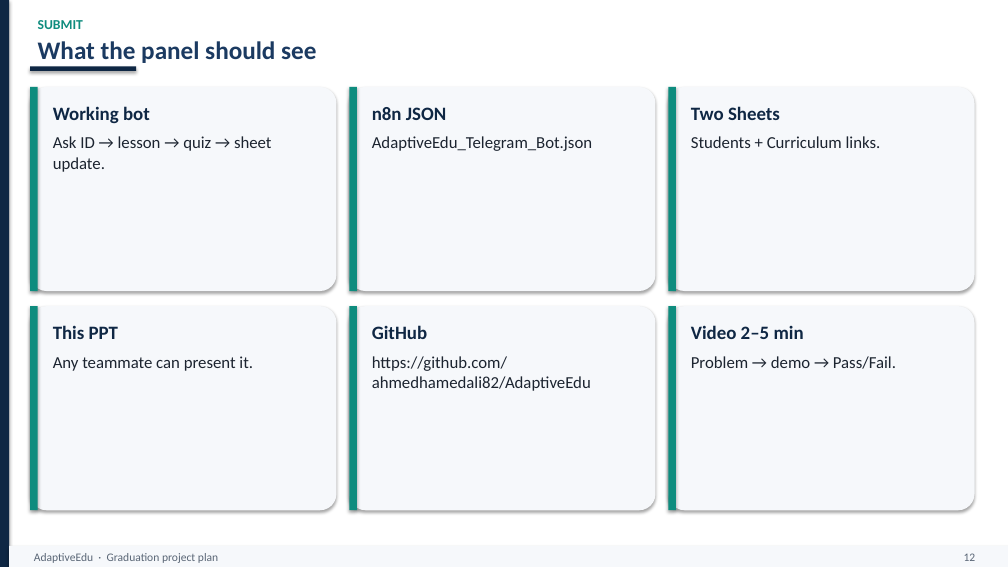
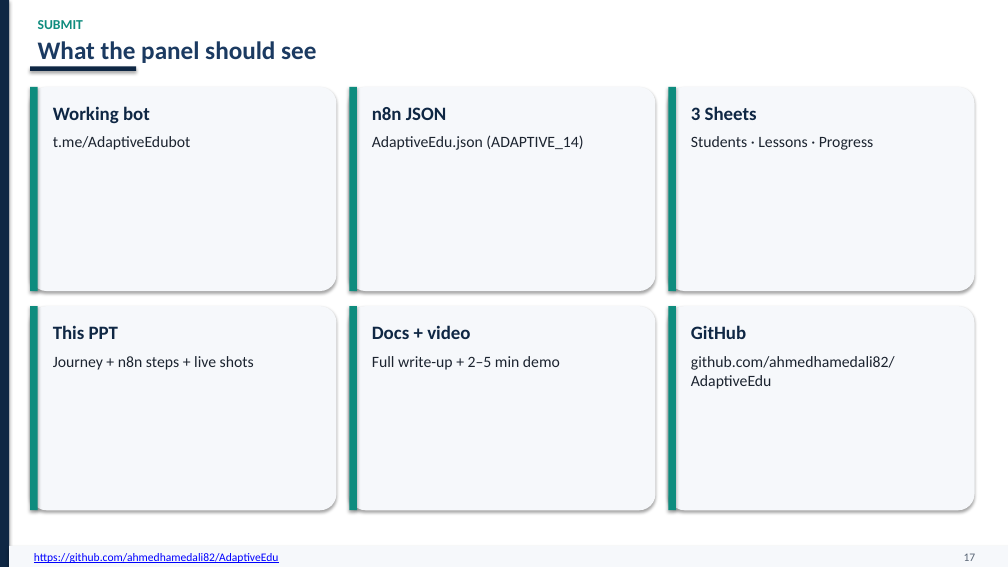
Before and after one commit to ahmedhamedali82/AdaptiveEdu, a slide deck: slide 17 of AdaptiveEdu_Project_Plan.pptx (slide 12 before the commit). Drawn at 1008x567 pixels with LibreOffice and Linux fonts; fonts in the diff are those of the drawing. Boxes give left, top, right and bottom in pixels: in the first picture for what was removed or moved away, otherwise in the second. Text is boxed around its words. In the diff, an @@ line names an element or a change of style, - is before the commit and + after.

```diff
--- a/AdaptiveEdu_Project_Plan.pptx
+++ b/AdaptiveEdu_Project_Plan.pptx
@@ text at (691,106,757,120): text changed @@
-Two Sheets
+3 Sheets
@@ text at (53,136,191,150): text changed; size 16 to 15 pt @@
-Ask ID → lesson → quiz → sheet update.
+t.me/AdaptiveEdubot
@@ text at (372,135,583,150): text changed; size 16 to 15 pt @@
-AdaptiveEdu_Telegram_Bot.json
+AdaptiveEdu.json (ADAPTIVE_14)
@@ text at (691,136,873,150): text changed; size 16 to 15 pt @@
-Students + Curriculum links.
+Students · Lessons · Progress
@@ text at (372,325,470,339): text changed @@
-GitHub
+Docs + video
@@ text at (691,325,746,339): text changed @@
-Video 2–5 min
+GitHub
@@ text at (53,356,254,370): text changed; size 16 to 15 pt @@
-Any teammate can present it.
+Journey + n8n steps + live shots
@@ text at (372,356,560,370): text changed; size 16 to 15 pt @@
-https://github.com/ahmedhamedali82/AdaptiveEdu
+Full write-up + 2–5 min demo
@@ text at (691,356,895,389): text changed; size 16 to 15 pt @@
-Problem → demo → Pass/Fail.
+github.com/ahmedhamedali82/AdaptiveEdu
@@ text at (34,553,279,563): text changed; text colour #5A6676 to #0000FF @@
-AdaptiveEdu · Graduation project plan
+https://github.com/ahmedhamedali82/AdaptiveEdu
@@ text at (964,553,976,561): text changed @@
-12
+17
```
Also in this commit, not shown: 1 other slide changed, 16 slides added, 10 slides removed, 35 other files.
